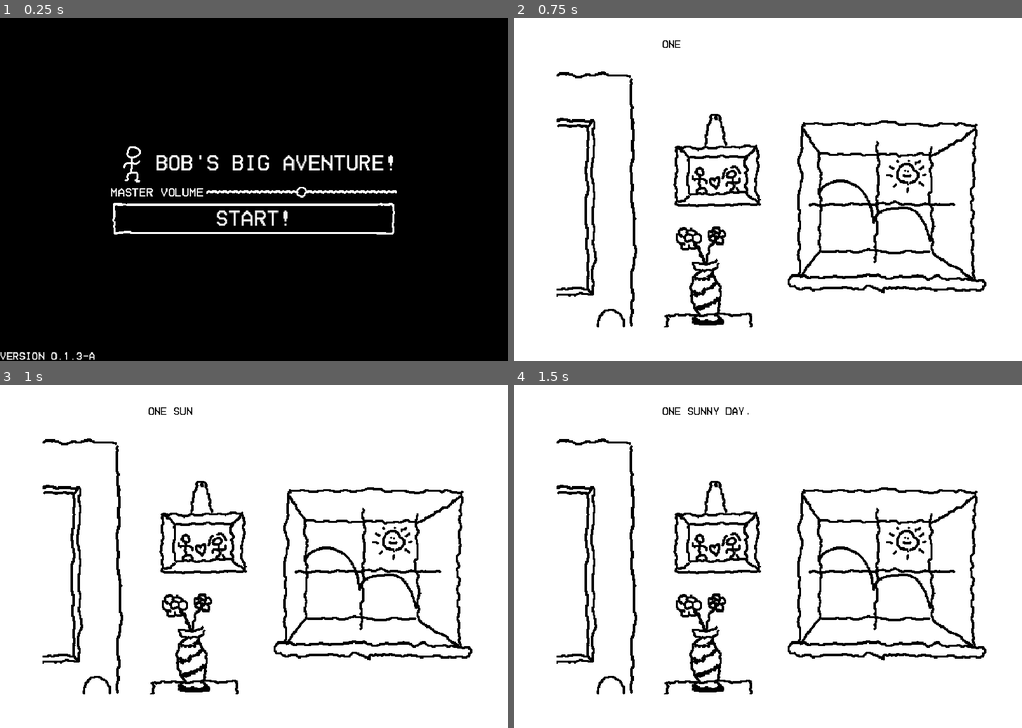
Above: before the commit, frames 1-4 (two rows, left to right).
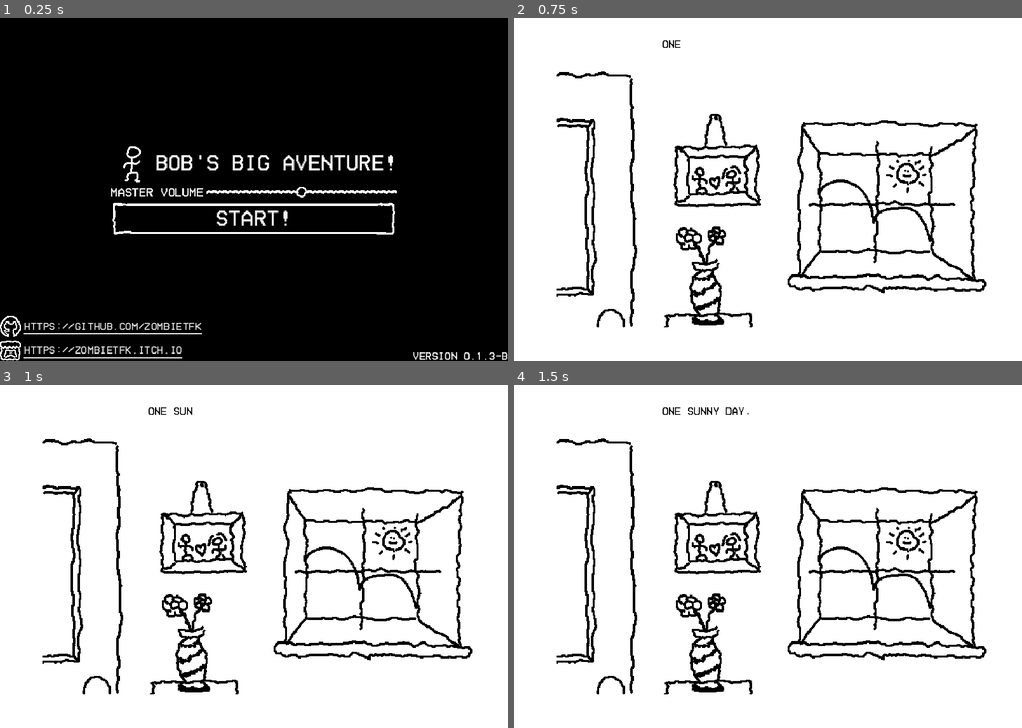
Above: after the commit, the same moments.

Repository: zombietfk/godot.games.bobs-platform-adventure
Game: Godot game, scene res://main_menu.tscn
Two runs of this game, one before a commit and one after it. Both use one fixed random seed, a clock stepped at 60 frames per second and the inputs below.
Inputs:
- Up to frame 1 (0.25 s): no input
- Up to frame 2 (0.75 s): click "Start!" at 0.5 s
- Up to frame 3 (1 s): no input
- Up to frame 4 (1.5 s): tap Enter (interaction) at 1.25 s; hold Right (move_right) from 1.28 s (still down); hold Down (aim_down) from 1.28 s (still down)

The runs differ from the first frame. In frame 1, 1.4% of the frame differs, in the area x 0-100%, y 86-100%; in frame 2, nothing differs; in frame 3, nothing differs; in frame 4, nothing differs.

Commit message:
Added social links

Diff:
--- a/main_menu.tscn
+++ b/main_menu.tscn
@@ -8,6 +8,8 @@
 [ext_resource type="Texture2D" uid="uid://mdc6a3orbcju" path="res://ui/slider_bar.png" id="5_dy7ct"]
 [ext_resource type="Texture2D" uid="uid://drnm4va3uegtk" path="res://ui/button_9_slice.png" id="5_nlkkf"]
 [ext_resource type="Script" uid="uid://vmi8mua4h0y1" path="res://ui/master_volume_controller.gd" id="6_0o4t1"]
+[ext_resource type="Texture2D" uid="uid://ds6e4i42jsdbo" path="res://ui/github.png" id="8_dy7ct"]
+[ext_resource type="Texture2D" uid="uid://406mjw5hikla" path="res://ui/itchiio.png" id="9_0o4t1"]
 
 [sub_resource type="LabelSettings" id="LabelSettings_fu7sn"]
 font = ExtResource("1_06t4h")
@@ -57,14 +59,18 @@
 
 [node name="Version" type="Label" parent="CanvasLayer/Control" unique_id=822671300]
 layout_mode = 1
-anchors_preset = 2
+anchors_preset = 3
+anchor_left = 1.0
 anchor_top = 1.0
+anchor_right = 1.0
 anchor_bottom = 1.0
+offset_left = -338.0
 offset_top = -15.0
-offset_right = 125.0
+grow_horizontal = 0
 grow_vertical = 0
-text = "version 0.1.3-a"
+text = "version 0.1.3-b"
 label_settings = SubResource("LabelSettings_fu7sn")
+horizontal_alignment = 2
 
 [node name="CenterContainer" type="CenterContainer" parent="CanvasLayer/Control" unique_id=1062002665]
 layout_mode = 1
@@ -121,6 +127,49 @@
 theme_override_styles/focus = SubResource("StyleBoxTexture_qe12f")
 text = "Start!"
 
+[node name="VBoxContainer" type="VBoxContainer" parent="CanvasLayer/Control" unique_id=1236533716]
+layout_mode = 1
+anchors_preset = 2
+anchor_top = 1.0
+anchor_bottom = 1.0
+offset_top = -68.0
+offset_right = 338.0
+grow_vertical = 0
+
+[node name="HBoxContainer" type="HBoxContainer" parent="CanvasLayer/Control/VBoxContainer" unique_id=1070272063]
+layout_mode = 2
+
+[node name="TextureRect" type="TextureRect" parent="CanvasLayer/Control/VBoxContainer/HBoxContainer" unique_id=1275896263]
+layout_mode = 2
+texture = ExtResource("8_dy7ct")
+stretch_mode = 2
+
+[node name="LinkButton" type="LinkButton" parent="CanvasLayer/Control/VBoxContainer/HBoxContainer" unique_id=951583977]
+layout_mode = 2
+size_flags_horizontal = 0
+size_flags_vertical = 4
+theme_override_fonts/font = ExtResource("1_06t4h")
+theme_override_font_sizes/font_size = 16
+text = "https://github.com/zombietfk"
+uri = "https://github.com/zombietfk"
+
+[node name="HBoxContainer2" type="HBoxContainer" parent="CanvasLayer/Control/VBoxContainer" unique_id=971212065]
+layout_mode = 2
+
+[node name="TextureRect" type="TextureRect" parent="CanvasLayer/Control/VBoxContainer/HBoxContainer2" unique_id=599873706]
+layout_mode = 2
+texture = ExtResource("9_0o4t1")
+stretch_mode = 2
+
+[node name="LinkButton" type="LinkButton" parent="CanvasLayer/Control/VBoxContainer/HBoxContainer2" unique_id=1850285195]
+layout_mode = 2
+size_flags_horizontal = 0
+size_flags_vertical = 4
+theme_override_fonts/font = ExtResource("1_06t4h")
+theme_override_font_sizes/font_size = 16
+text = "https://zombietfk.itch.io"
+uri = "https://zombietfk.itch.io"
+
 [node name="AudioStreamPlayer" type="AudioStreamPlayer" parent="." unique_id=2002043816]
 stream = ExtResource("4_jix8l")
 autoplay = true
Not shown, added: github.png.import
Binary file added: ui/github.png
Not shown, added: ui/github.png.import
Binary file added: ui/itchiio.png
Not shown, added: ui/itchiio.png.import
